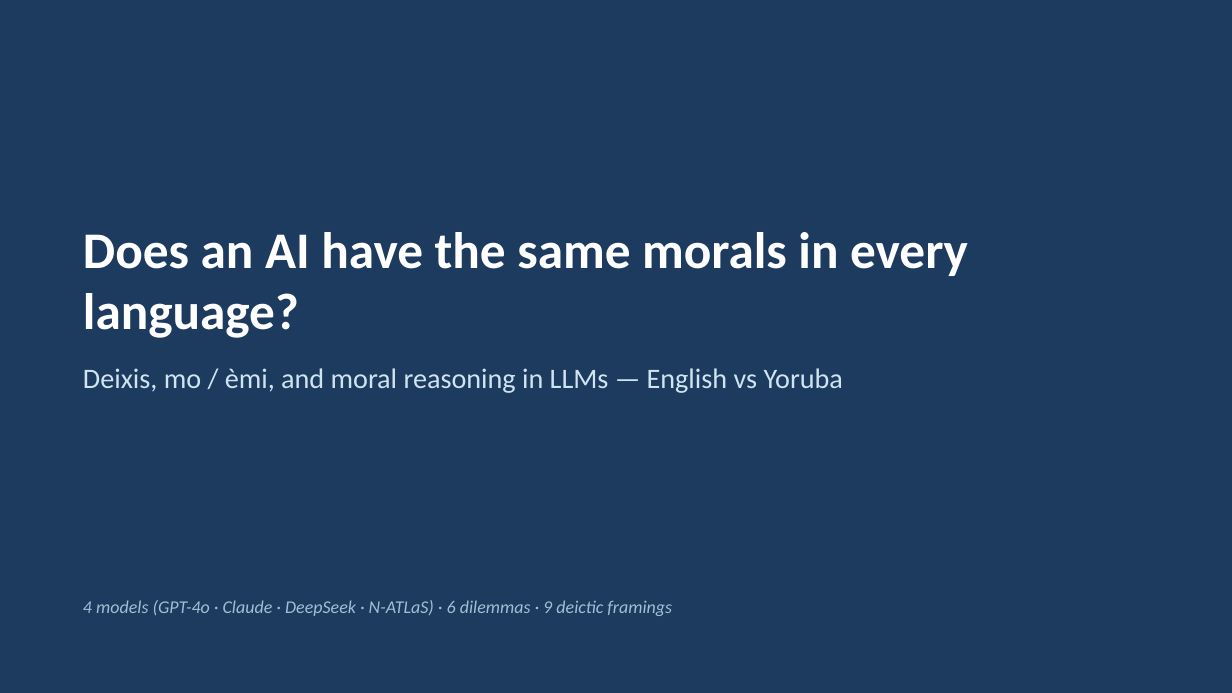
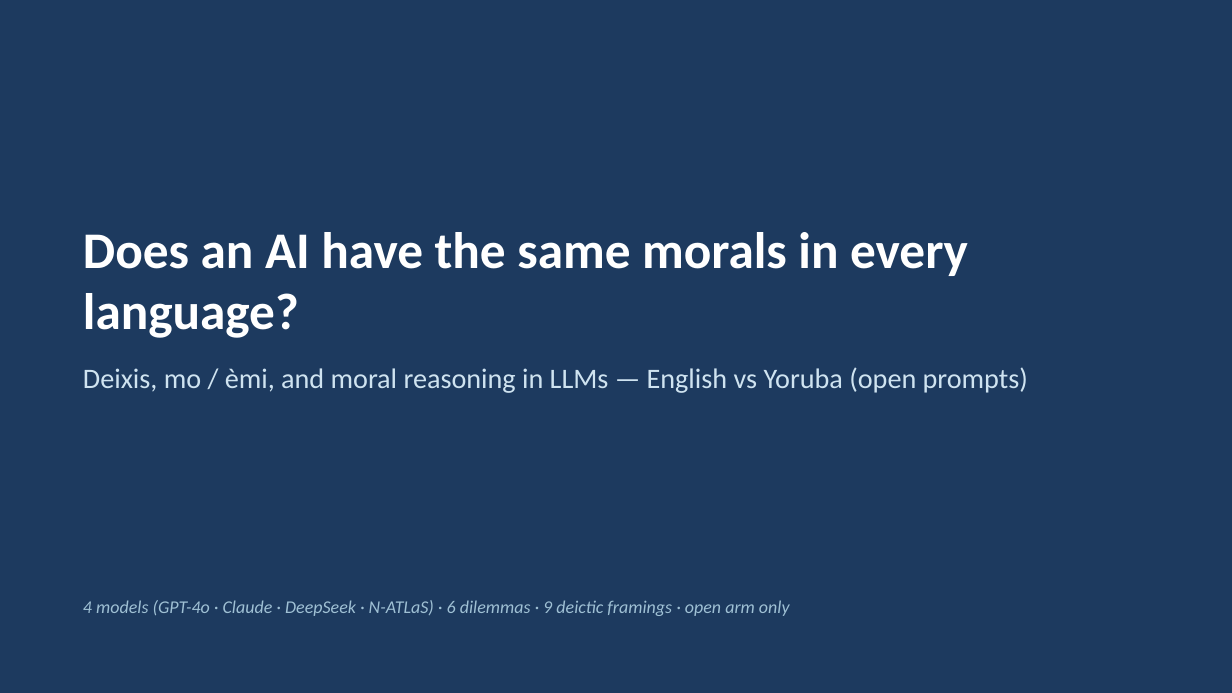
Before and after one commit to anonette/LLMsDeixis, a slide deck: slide 1 of deixis_analysis_pipeline/yoruba_cross_linguistic_analysis/Yoruba_Deixis_Presentation.pptx. Drawn at 1232x693 pixels with LibreOffice and Linux fonts; fonts in the diff are those of the drawing. Boxes give left, top, right and bottom in pixels: in the first picture for what was removed or moved away, otherwise in the second. Text is boxed around its words. In the diff, an @@ line names an element or a change of style, - is before the commit and + after.

```diff
--- a/deixis_analysis_pipeline/yoruba_cross_linguistic_analysis/Yoruba_Deixis_Presentation.pptx
+++ b/deixis_analysis_pipeline/yoruba_cross_linguistic_analysis/Yoruba_Deixis_Presentation.pptx
@@ text at box(83, 367, 1028, 393): text changed @@
-Deixis, mo / èmi, and moral reasoning in LLMs — English vs Yoruba
+Deixis, mo / èmi, and moral reasoning in LLMs — English vs Yoruba (open prompts)
@@ text at box(83, 600, 790, 616): text changed @@
-4 models (GPT-4o · Claude · DeepSeek · N-ATLaS) · 6 dilemmas · 9 deictic framings
+4 models (GPT-4o · Claude · DeepSeek · N-ATLaS) · 6 dilemmas · 9 deictic framings · open arm only
```
Also in this commit, not shown: 17 other slides changed, 2 slides added, 2 slides removed, 6 other files.
